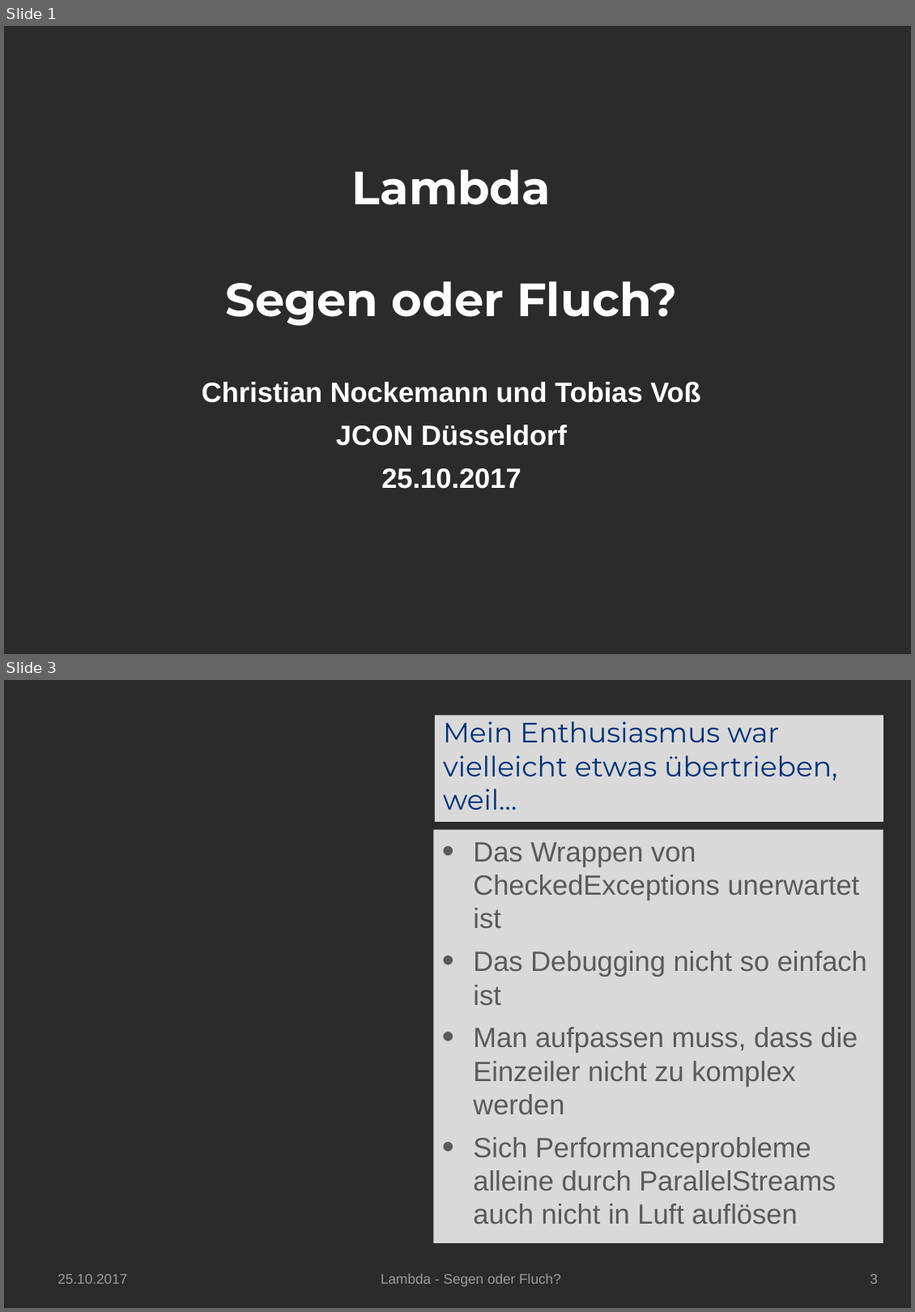
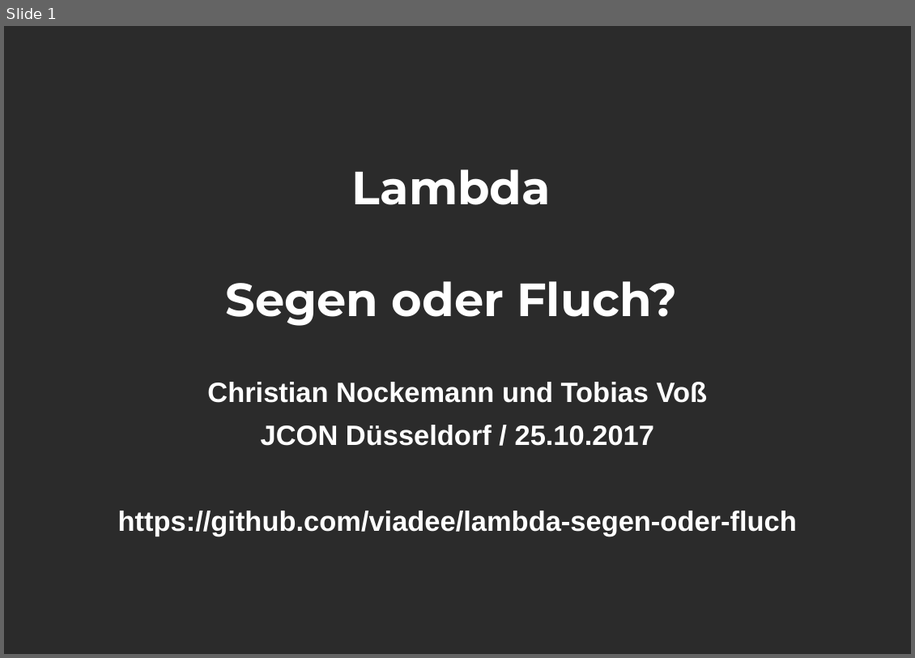
Before and after one commit to cnockemann/lambda-segen-oder-fluch, a slide deck: doc/Lambda-Segen-oder-Fluch.pptx. Shown one above the other, each under a label of ours: slides 1 and 3 before the commit, slide 1 after it; the slides between them are not shown. The pictures are 915x1312 and 915x658 pixels, drawn with LibreOffice and Linux fonts; fonts in the diff are those of the drawing; background and template pictures are left out; a plain dark background stands for a picture behind light text. Boxes give left, top, right and bottom in pixels: in the first picture for what was removed or moved away, otherwise in the second. Text is boxed around its words. In the diff, an @@ line names an element or a change of style, - is before the commit and + after.

```diff
--- a/doc/Lambda-Segen-oder-Fluch.pptx
+++ b/doc/Lambda-Segen-oder-Fluch.pptx
@@ slide 3 removed at box(4, 680, 911, 1308), background picture (left out) @@
@@ title removed at box(435, 715, 884, 822) @@
-Mein Enthusiasmus war vielleicht etwas übertrieben, weil…
@@ text removed at box(434, 830, 884, 1244) @@
-• Das Wrappen von CheckedExceptions unerwartet ist
-• Das Debugging nicht so einfach ist
-• Man aufpassen muss, dass die Einzeiler nicht zu komplex werden
-• Sich Performanceprobleme alleine durch ParallelStreams auch nicht in Luft auflösen
@@ text removed at box(57, 1274, 127, 1283) @@
-25.10.2017
@@ text removed at box(381, 1273, 561, 1287) @@
-Lambda - Segen oder Fluch?
@@ page number removed at box(870, 1274, 878, 1283) @@
-3
@@ slide 1 changed as well @@
@@ text "Christian Nockemann und Tobias Voß": place and size @@
-text "Christian Nockemann und Tobias Voß" at box(202, 382, 701, 489)
+text "Christian Nockemann und Tobias Voß" at box(118, 382, 797, 535)
@@ text at box(118, 425, 797, 535): text changed @@
-JCON Düsseldorf
-25.10.2017
+JCON Düsseldorf / 25.10.2017
+https://github.com/viadee/lambda-segen-oder-fluch
```
Also in this commit, not shown: 3 other slides changed, 2 other slides removed.
